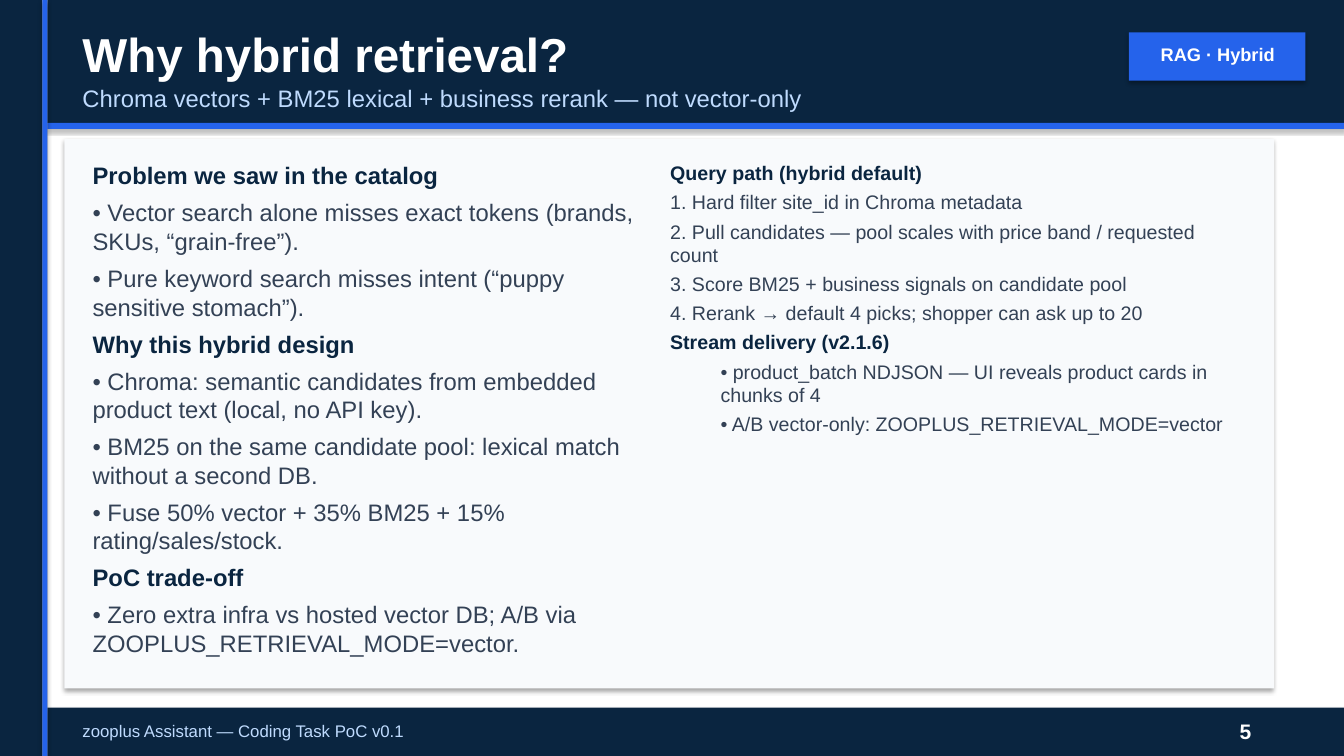
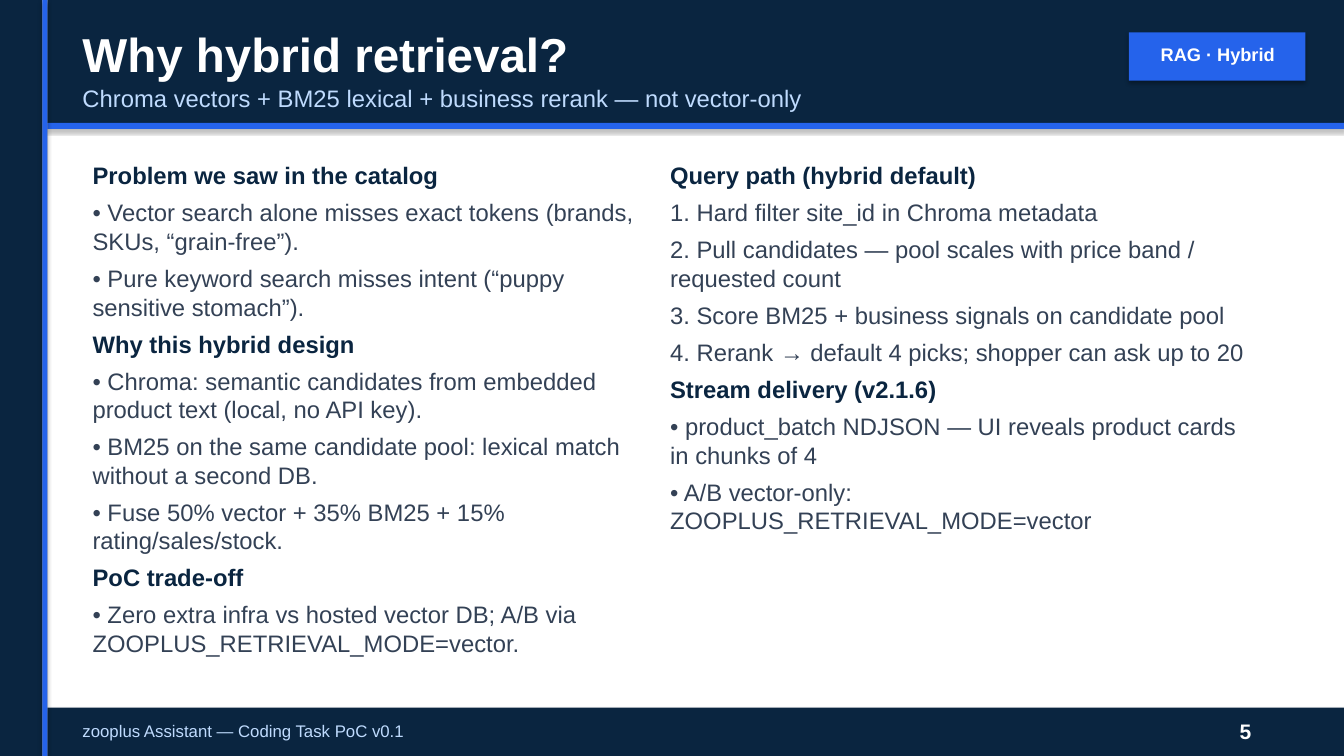
Before and after one commit to peluzzza/PoCAssistantZooplus, a slide deck: slide 5 of docs/deliverables/v0.1/zooplus-assistant-interview-15min-pro.pptx. Drawn at 1344x756 pixels with LibreOffice and Linux fonts; fonts in the diff are those of the drawing. Boxes give left, top, right and bottom in pixels: in the first picture for what was removed or moved away, otherwise in the second. Text is boxed around its words. In the diff, an @@ line names an element or a change of style, - is before the commit and + after.

```diff
--- a/docs/deliverables/v0.1/zooplus-assistant-interview-15min-pro.pptx
+++ b/docs/deliverables/v0.1/zooplus-assistant-interview-15min-pro.pptx
@@ rectangle removed at (x1=65, y1=139, x2=1274, y2=689) @@
@@ text "Query path (hybrid default)" at (x1=670, y1=166, x2=1243, y2=534): size 14 to 17 pt; more space between paragraphs; list level 2 to 1 in "• product_batch NDJSON — UI ..."; list level 2 to 1 in "• A/B vector-only: ZOOPLUS_RETRIEVAL_MODE=vector" @@
```
Also in this commit, not shown: 1 other slide changed, 1 other file.
